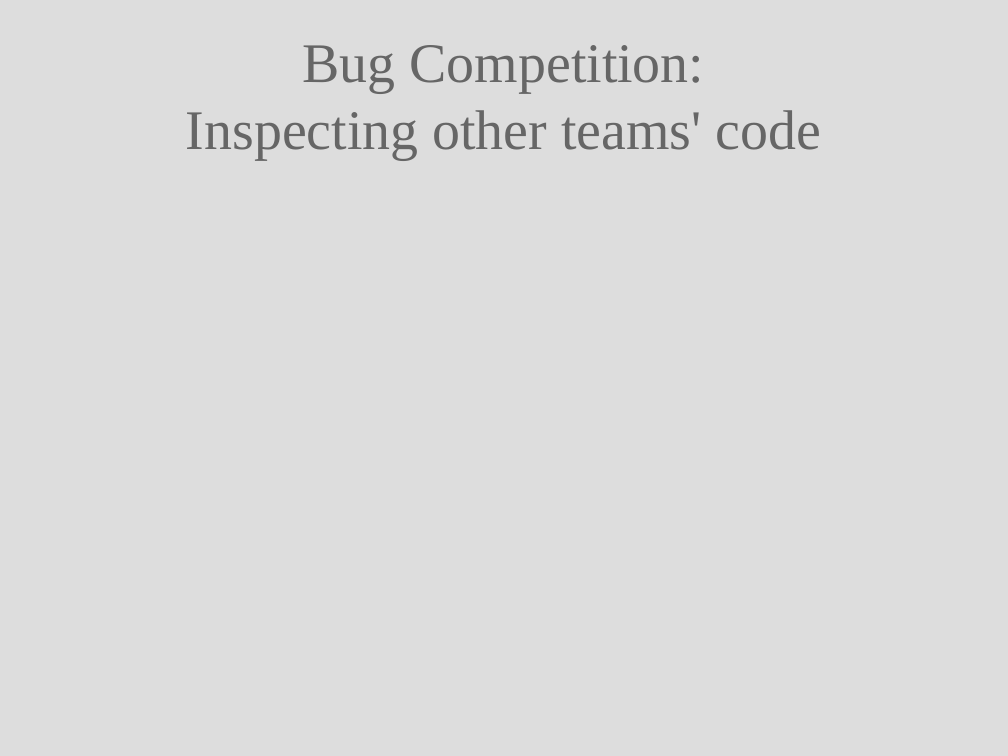
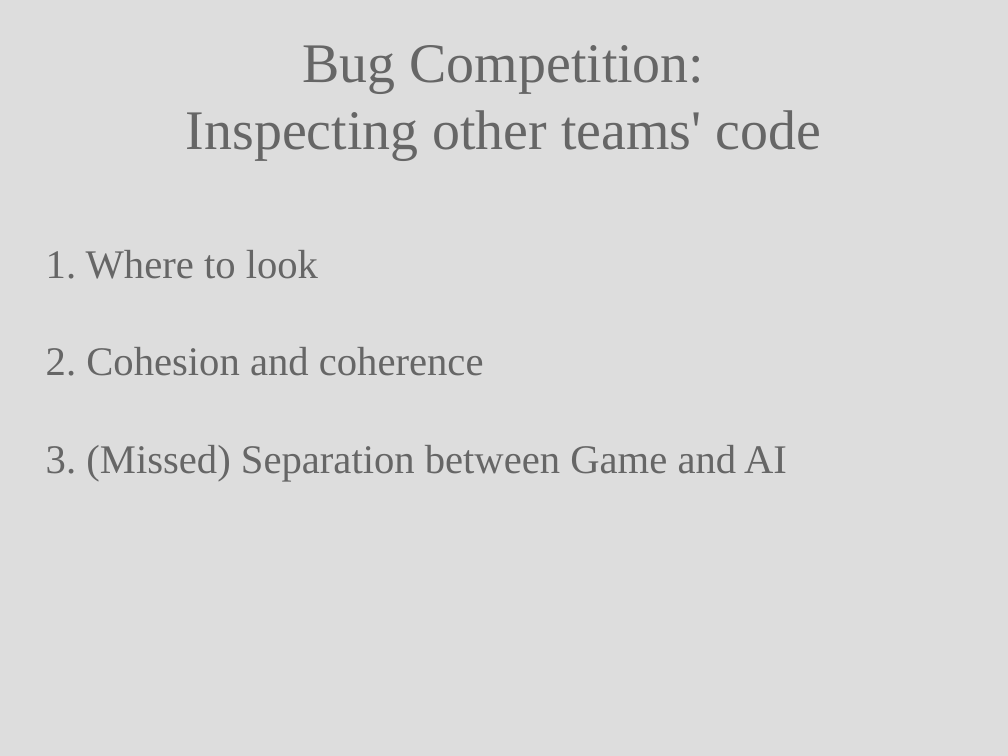
Before and after one commit to Noired/DOSE-Jan-8th-presentation, a slide deck: slide 19 of Slides/Keypoints.odp (slide 18 before the commit). Drawn at 1008x756 pixels with LibreOffice and Linux fonts; fonts in the diff are those of the drawing. Boxes give left, top, right and bottom in pixels: in the first picture for what was removed or moved away, otherwise in the second. Text is boxed around its words. In the diff, an @@ line names an element or a change of style, - is before the commit and + after.

```diff
--- a/Slides/Keypoints.odp
+++ b/Slides/Keypoints.odp
@@ subtitle added at box(46, 250, 787, 481), 32 pt, text #666666 @@
+1. Where to look
+2. Cohesion and coherence
+3. (Missed) Separation between Game and AI
```
Also in this commit, not shown: 5 slides added, 11 other files.
